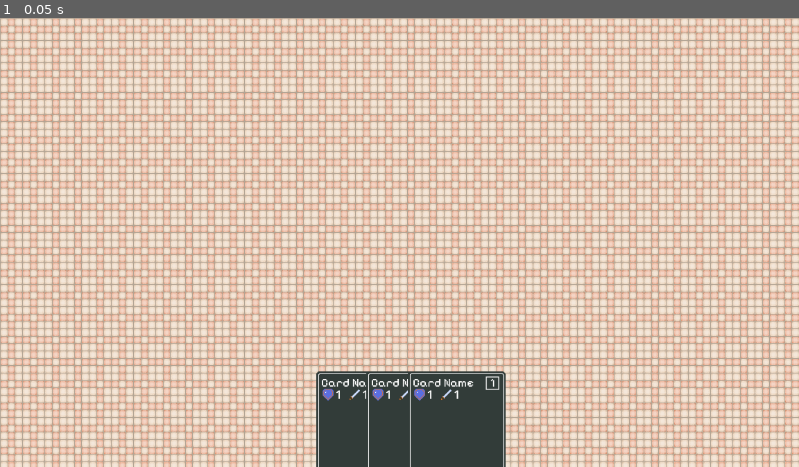
Above: before the commit, frame 1.
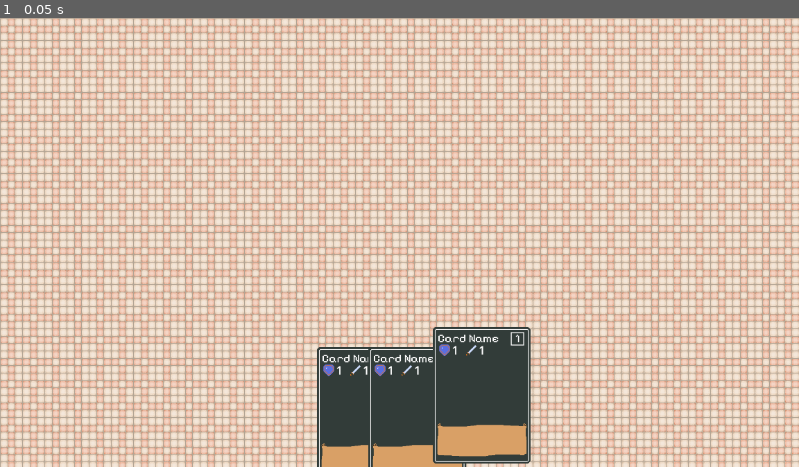
Above: after the commit, the same moment.

Repository: Degenerate-Games/Infestation
Game: Godot game, scene res://scenes/levels/5starkitchen.tscn
The game is run twice, just before and just after one commit, with the same random seed, the same clock (stepped at 60 frames per second) and the same inputs.
Inputs:
- Up to frame 1 (0.05 s): no input

The runs differ from the first frame. In frame 1, 4.6% of the frame differs, in the area x 39-67%, y 68-100%.

Commit message:
Add 5 star kitchen scene

Diff:
--- a/scenes/levels/5starkitchen.tscn
+++ b/scenes/levels/5starkitchen.tscn
@@ -13,10 +13,10 @@
 stretch_mode = 1
 
 [node name="Card" parent="." instance=ExtResource("2_tmkao")]
-position = Vector2(456, 510)
+position = Vector2(457, 475)
 
 [node name="Card2" parent="." instance=ExtResource("2_tmkao")]
-position = Vector2(528, 510)
+position = Vector2(531, 475)
 
 [node name="Card3" parent="." instance=ExtResource("2_tmkao")]
-position = Vector2(588, 510)
+position = Vector2(624, 446)
